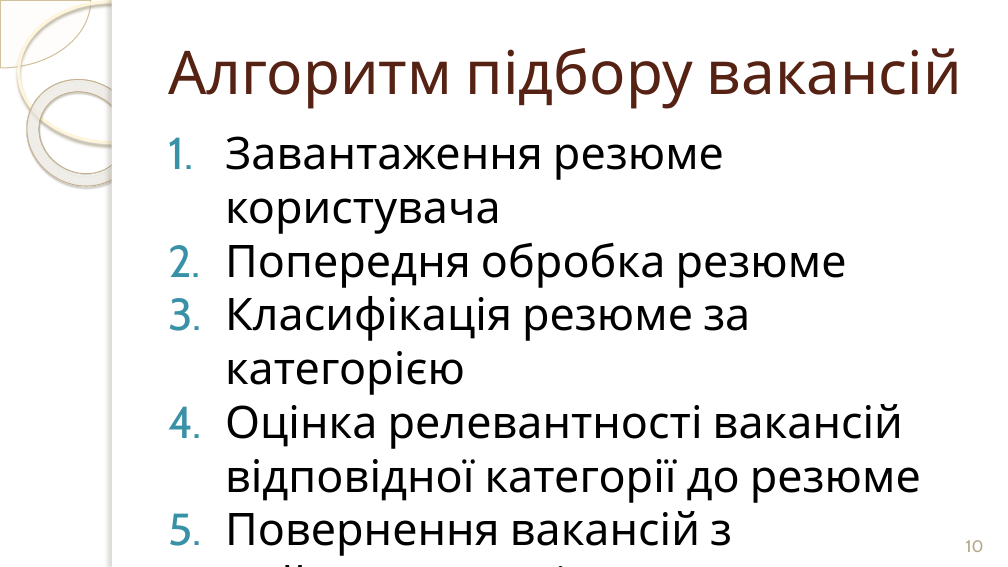
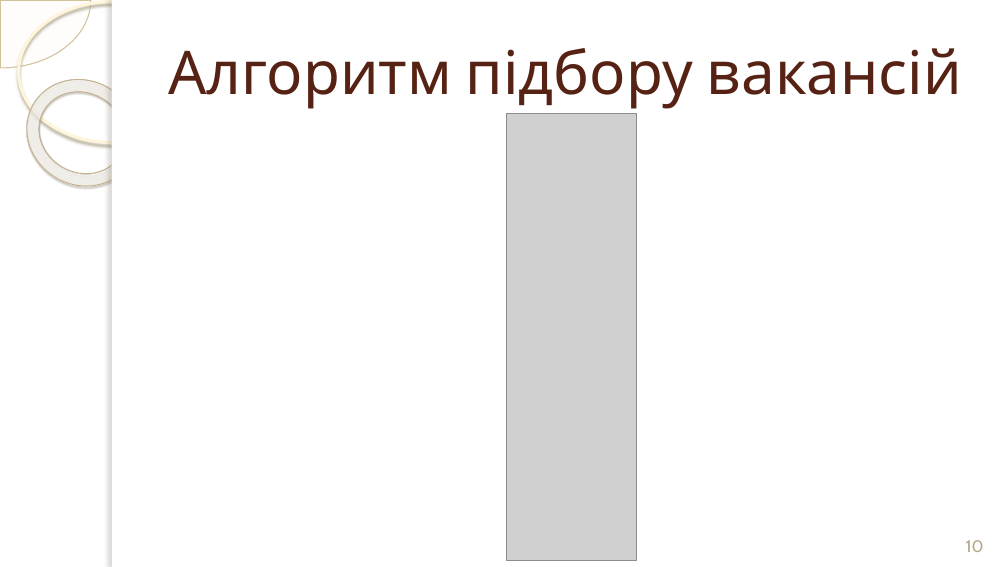
Before and after one commit to Kipish-ss/KolybaResume, a slide deck: slide 10 of docs/Common/доповідь.pptx. Drawn at 1008x567 pixels with LibreOffice and Linux fonts; fonts in the diff are those of the drawing; grey boxes stand for pictures; background and template pictures are left out. Boxes give left, top, right and bottom in pixels: in the first picture for what was removed or moved away, otherwise in the second. Text is boxed around its words. In the diff, an @@ line names an element or a change of style, - is before the commit and + after.

```diff
--- a/docs/Common/доповідь.pptx
+++ b/docs/Common/доповідь.pptx
@@ picture added at <box>506,113,636,560</box> @@
@@ text removed at <box>225,136,921,556</box> @@
-1. Завантаження резюме користувача
-2. Попередня обробка резюме
-3. Класифікація резюме за категорією
-4. Оцінка релевантності вакансій відповідної категорії до резюме
-5. Повернення вакансій з найкращою оцінкою
```
Also in this commit, not shown: 3 other slides changed.
